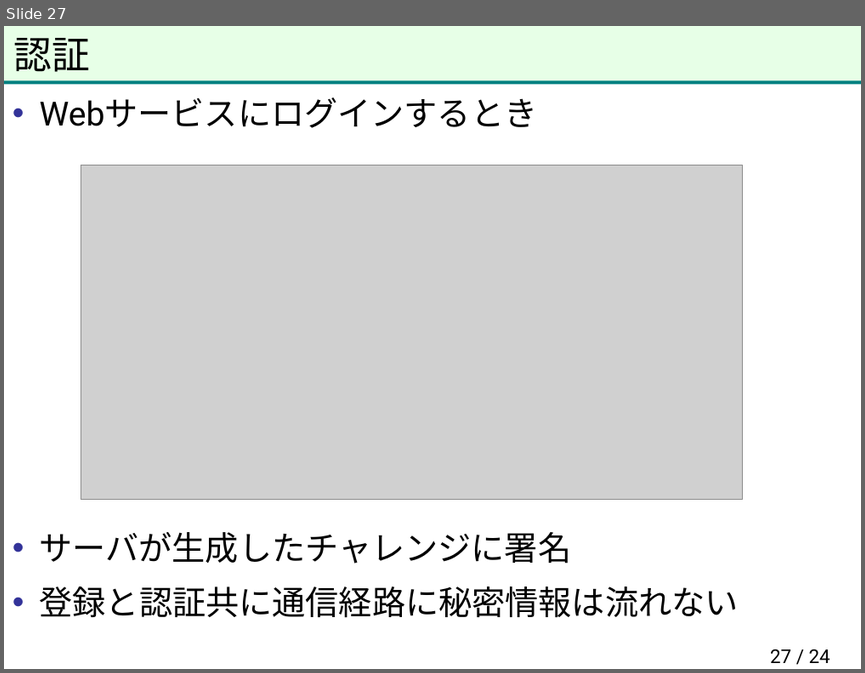
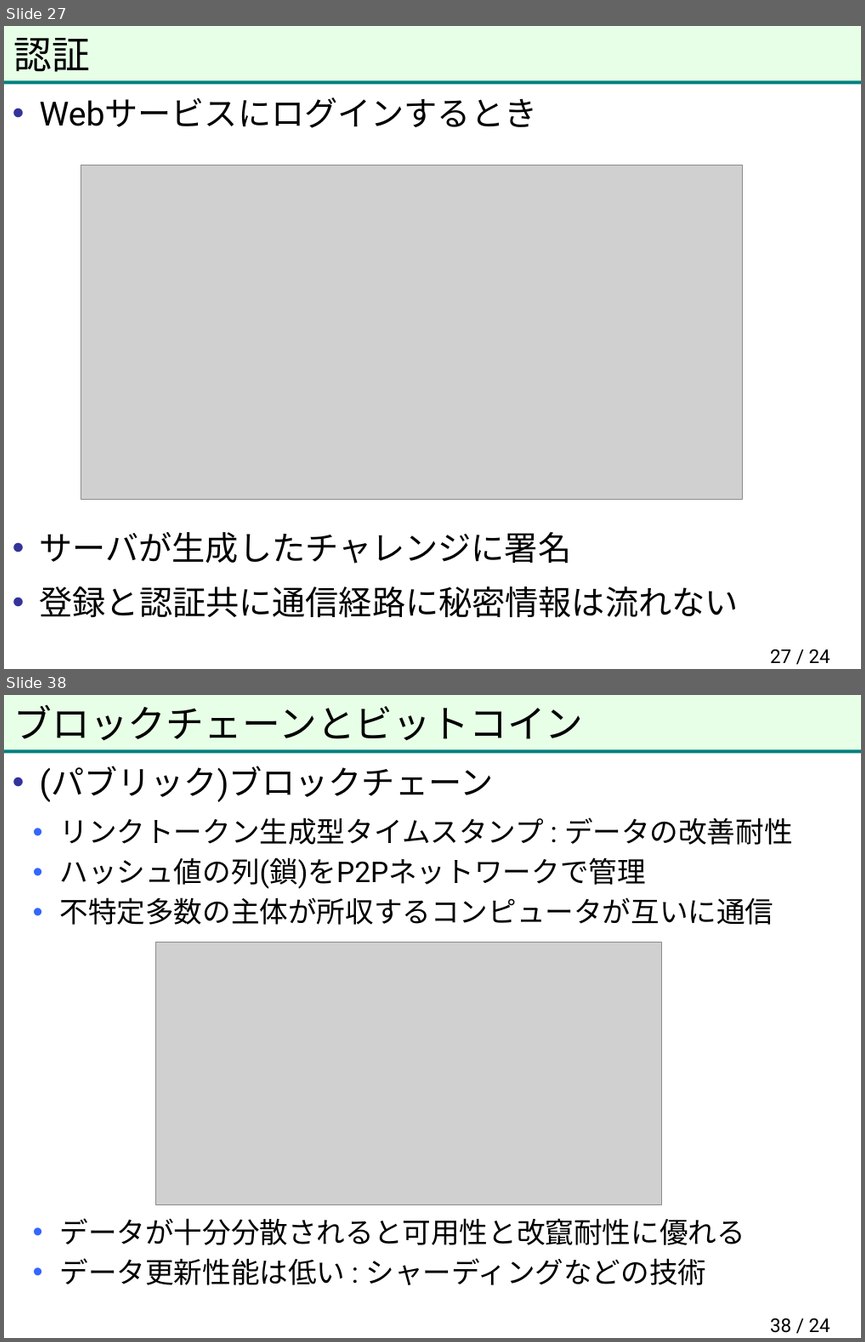
Before and after one commit to herumi/anninbon, a slide deck: lec/anninbon7.pptx. Shown one above the other, each under a label of ours: slide 27 before the commit, slides 27 and 38 after it; the slides between them are not shown. The pictures are 865x673 and 865x1342 pixels, drawn with LibreOffice and Linux fonts; fonts in the diff are those of the drawing; grey boxes stand for pictures; background and template pictures are left out. Boxes give left, top, right and bottom in pixels: in the first picture for what was removed or moved away, otherwise in the second. Text is boxed around its words. In the diff, an @@ line names an element or a change of style, - is before the commit and + after.

```diff
--- a/lec/anninbon7.pptx
+++ b/lec/anninbon7.pptx
@@ slide 38 added at [4,695,861,1338], background #FFFFFF; not listed: 2 template elements that a slide beside it also shows @@
@@ title added at [14,704,584,741], 32 pt, text #000000 @@
+ブロックチェーンとビットコイン
@@ text added at [40,766,793,1285], 24 pt, text #000000 @@
+• (パブリック)ブロックチェーン
+  • リンクトークン生成型タイムスタンプ : データの改善耐性
+  • ハッシュ値の列(鎖)をP2Pネットワークで管理
+  • 不特定多数の主体が所収するコンピュータが互いに通信
+  • データが十分分散されると可用性と改竄耐性に優れる
+  • データ更新性能は低い : シャーディングなどの技術
@@ picture added at [155,941,662,1204] @@
@@ page number added at [770,1318,830,1333], 16 pt, text #000000 @@
+38 / 24
```
Also in this commit, not shown: 11 other slides added.
